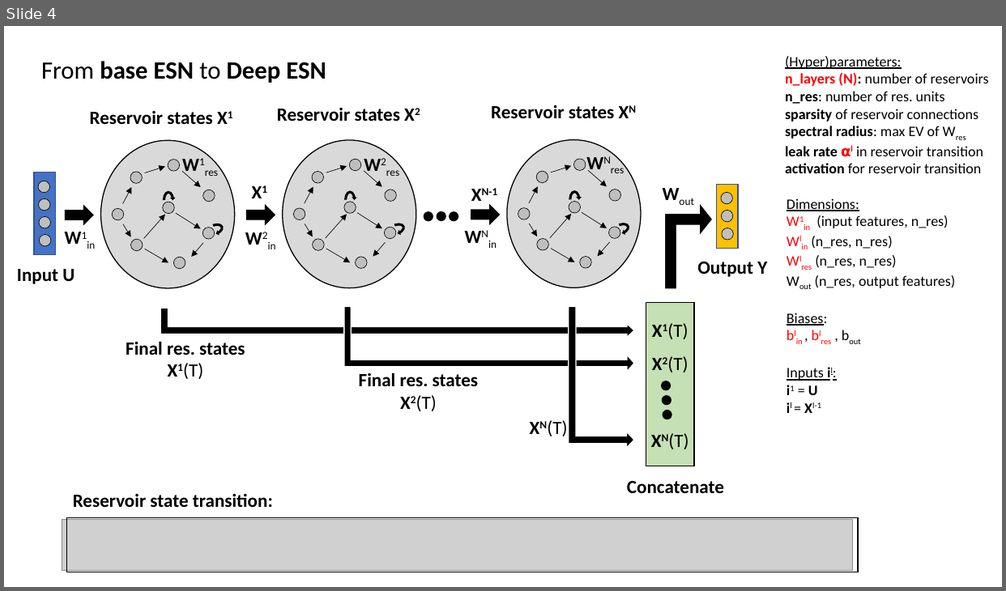
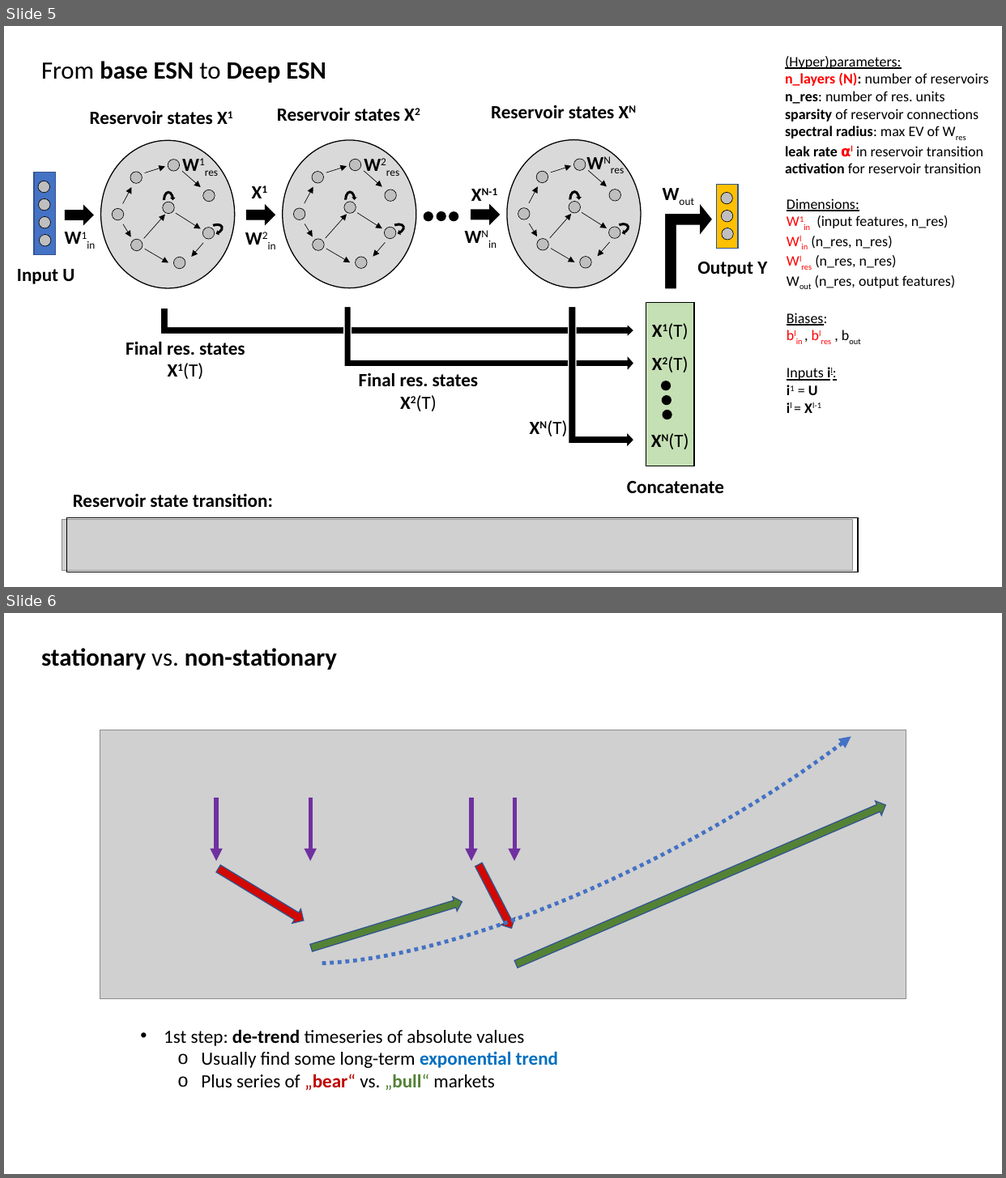
Before and after one commit to MarcoLandtHayen/EchoStateNetworks, a slide deck: ESN_wrapUP_decomposition_and_DeepESNs.pptx. Shown one above the other, each under a label of ours: slide 4 before the commit, slides 5 and 6 after it. The pictures are 1006x591 and 1006x1178 pixels, drawn with LibreOffice and Linux fonts; fonts in the diff are those of the drawing; grey boxes stand for pictures. Boxes give left, top, right and bottom in pixels: in the first picture for what was removed or moved away, otherwise in the second. Text is boxed around its words. In the diff, an @@ line names an element or a change of style, - is before the commit and + after.

Commit message:
continued to wrap up findings on timeseries decompmosition and DeepESN models

```diff
--- a/ESN_wrapUP_decomposition_and_DeepESNs.pptx
+++ b/ESN_wrapUP_decomposition_and_DeepESNs.pptx
@@ slide 6 added at [4,613,1002,1174], background #FFFFFF @@
@@ arc (boxed as its full ellipse) added at [145,613,1002,1057], outline #4472C4 3.75 pt dashed @@
@@ text added at [41,648,337,670], 24 pt, text #000000, bold @@
+stationary vs. non-stationary
@@ picture added at [100,730,907,999] @@
@@ arrow added from (216, 798) to (216, 862), #7030A0 4 pt @@
@@ arrow added from (310, 798) to (310, 861), #7030A0 4 pt @@
@@ arrow added from (471, 798) to (471, 861), #7030A0 4 pt @@
@@ right arrow added at [513,798,889,972], fill #548235, outline #325491 1 pt @@
@@ arrow added from (514, 798) to (514, 861), #7030A0 4 pt @@
@@ right arrow added at [215,862,308,927], fill #D20903, outline #325491 1 pt @@
@@ right arrow added at [471,861,518,932], fill #D20903, outline #325491 1 pt @@
@@ right arrow added at [309,895,465,956], fill #548235, outline #325491 1 pt @@
@@ text added at [164,1029,558,1091], 18 pt, text #000000 @@
+• 1st step: de-trend timeseries of absolute values
+  o Usually find some long-term exponential trend
+  o Plus series of „bear“ vs. „bull“ markets
@@ what was slide 4 is now slide 5 @@
```
Also in this commit, not shown: 1 slide changed, 4 other slides added, 2 other files.
